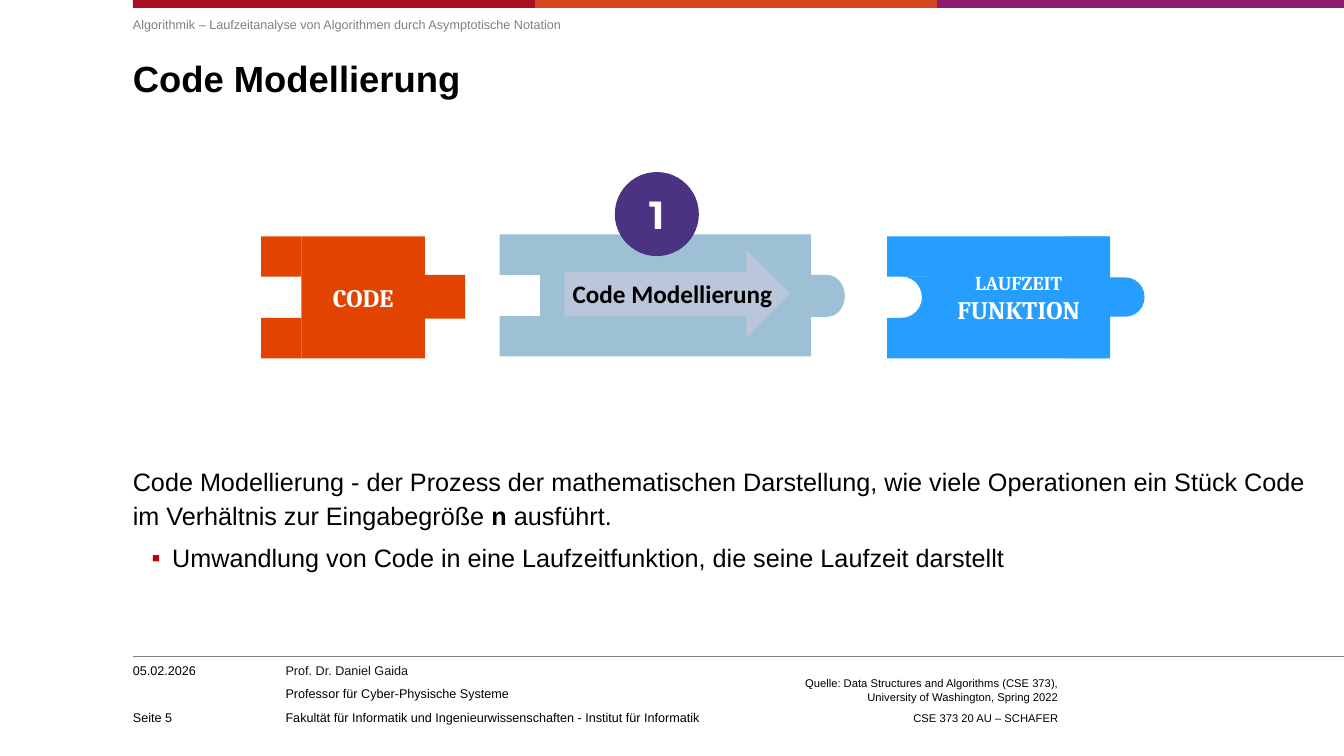
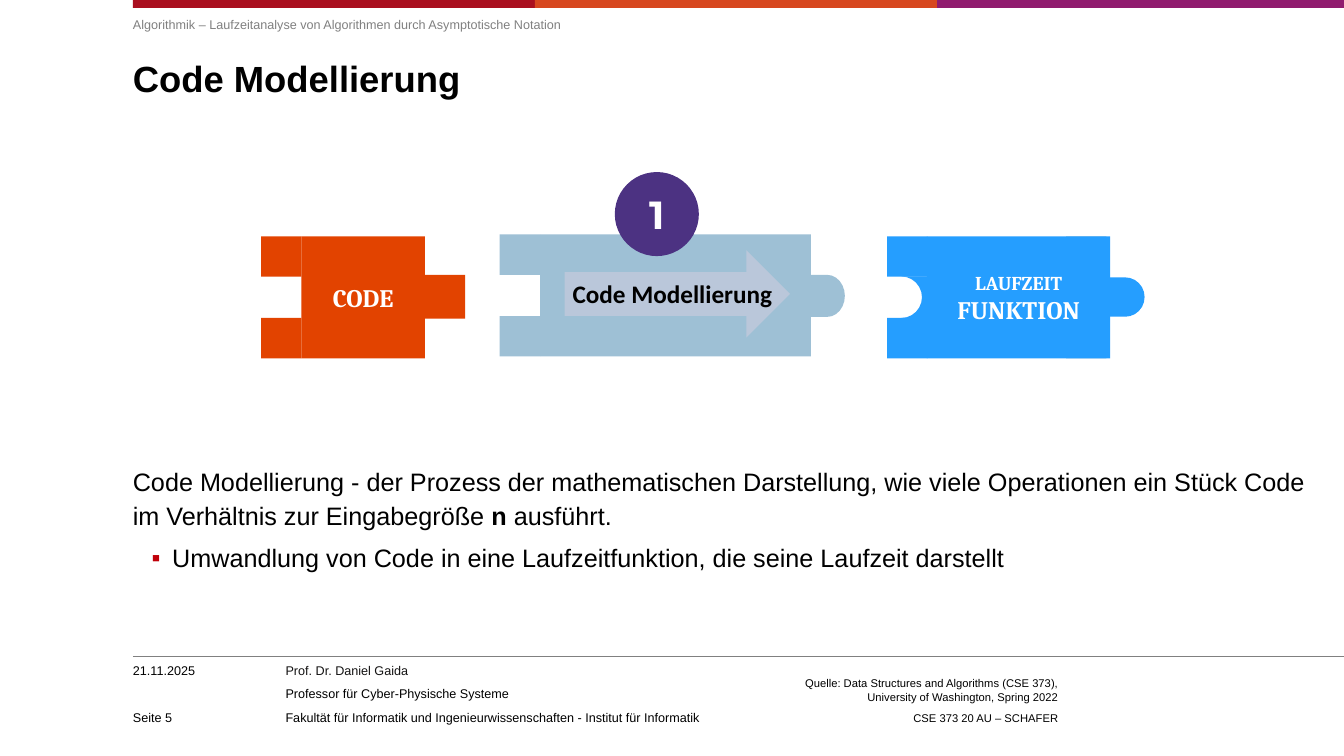
Before and after one commit to rippeddeadlift/CPS_pptx_latex_converter, a slide deck: slide 5 of input/Algorithmik.pptx. Drawn at 1344x756 pixels with LibreOffice and Linux fonts; fonts in the diff are those of the drawing; background and template pictures are left out. Boxes give left, top, right and bottom in pixels: in the first picture for what was removed or moved away, otherwise in the second. Text is boxed around its words. In the diff, an @@ line names an element or a change of style, - is before the commit and + after.

```diff
--- a/input/Algorithmik.pptx
+++ b/input/Algorithmik.pptx
@@ text at [133, 666, 195, 675]: text changed @@
-05.02.2026
+21.11.2025
```
Also in this commit, not shown: 7 other slides changed, 48 other files.
